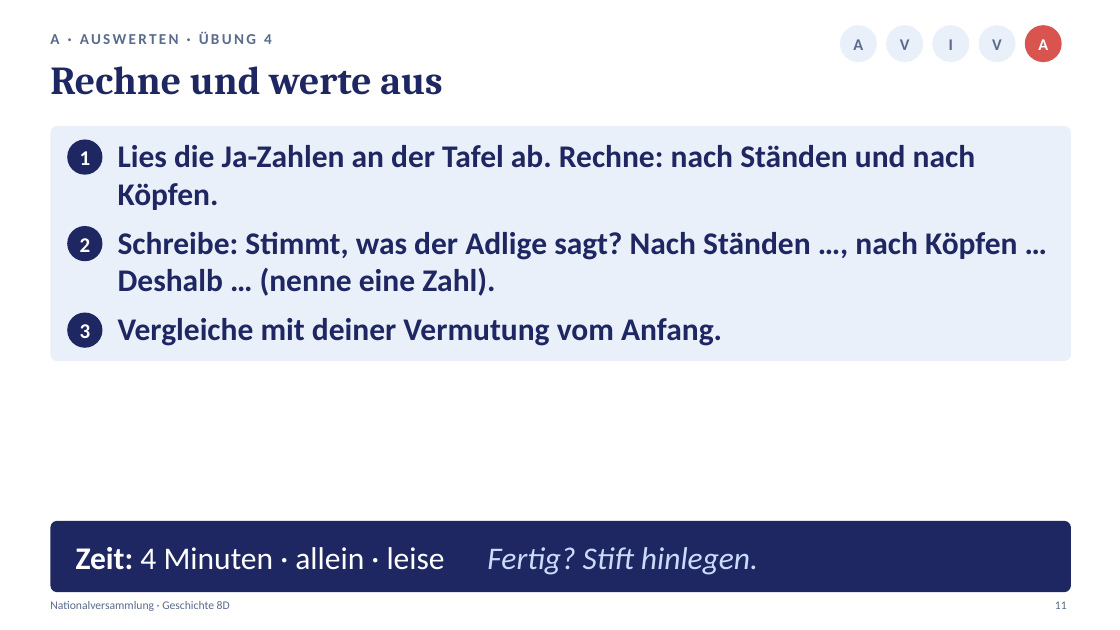
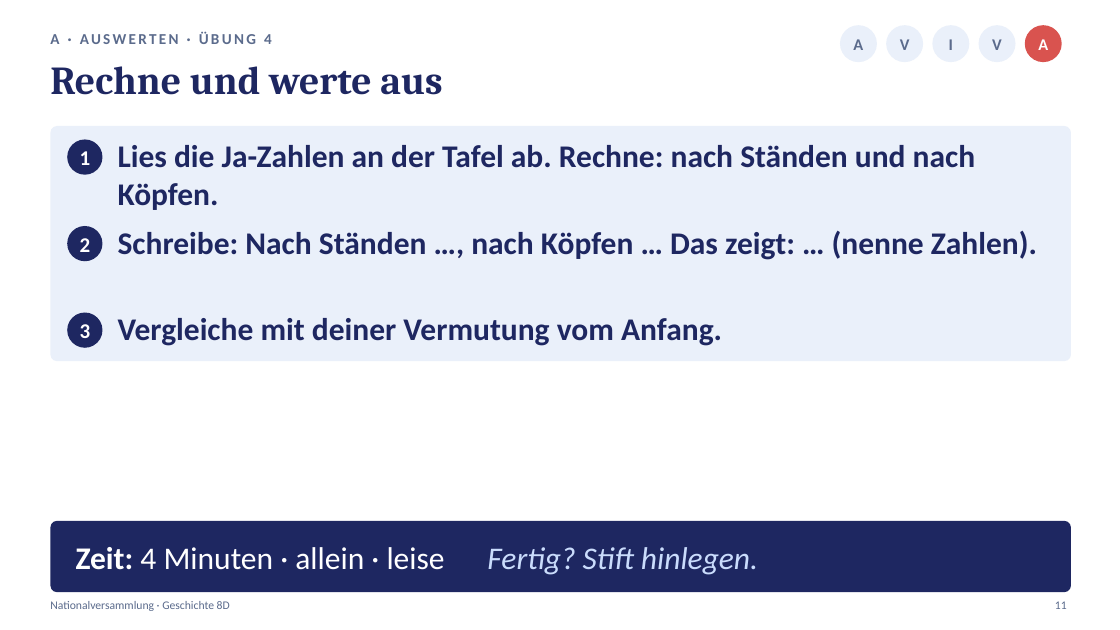
Before and after one commit to golzkonstantin-gif/Schule, a slide deck: slide 11 of Geschichte_8D/Stunde2_Nationalversammlung/Praesentation_Stunde2_Nationalversammlung_8D.pptx. Drawn at 1120x630 pixels with LibreOffice and Linux fonts; fonts in the diff are those of the drawing. Boxes give left, top, right and bottom in pixels: in the first picture for what was removed or moved away, otherwise in the second. Text is boxed around its words. In the diff, an @@ line names an element or a change of style, - is before the commit and + after.

```diff
--- a/Geschichte_8D/Stunde2_Nationalversammlung/Praesentation_Stunde2_Nationalversammlung_8D.pptx
+++ b/Geschichte_8D/Stunde2_Nationalversammlung/Praesentation_Stunde2_Nationalversammlung_8D.pptx
@@ text at box(118, 231, 1037, 260): text changed @@
-Schreibe: Stimmt, was der Adlige sagt? Nach Ständen …, nach Köpfen … Deshalb … (nenne eine Zahl).
+Schreibe: Nach Ständen …, nach Köpfen … Das zeigt: … (nenne Zahlen).
```
Also in this commit, not shown: 1 other slide changed, 10 other files.
